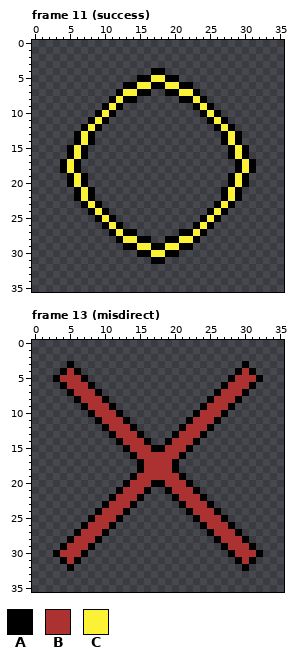
Pixel-art file: Sprites/PlaneBaseTEST7.aseprite. Above, as it was before the edit.
36x36 pixels, 14 frames. Shown: frame 11 (success), frame 13 (misdirect).
Palette (. is transparent): A #000000  B #ac3232  C #fbf236
Pixels before, frame 11 (success), first column x 4:
 4 .............AA.............
 5 ...........AACCAA...........
 6 .........AACCAACCAA.........
 7 ........ACCAA..AACCA........
 8 .......ACAA......AACA.......
 9 ......ACA..........ACA......
10 .....ACA............ACA.....
11 ....ACA..............ACA....
12 ...ACA................ACA...
13 ..ACA..................ACA..
14 ..ACA..................ACA..
15 .ACA....................ACA.
16 .ACA....................ACA.
17 ACA......................ACA
18 ACA......................ACA
19 .ACA....................ACA.
20 .ACA....................ACA.
21 ..ACA..................ACA..
22 ..ACA..................ACA..
23 ...ACA................ACA...
24 ....ACA..............ACA....
25 .....ACA............ACA.....
26 ......ACA..........ACA......
27 .......ACAA......AACA.......
28 ........ACCAA..AACCA........
29 .........AACCAACCAA.........
30 ...........AACCAA...........
31 .............AA.............
Pixels before, frame 13 (misdirect), first column x 3:
 3 ..A........................A..
 4 .ABA......................ABA.
 5 ABBBA....................ABBBA
 6 .ABBBA..................ABBBA.
 7 ..ABBBA................ABBBA..
 8 ...ABBBA..............ABBBA...
 9 ....ABBBA............ABBBA....
10 .....ABBBA..........ABBBA.....
11 ......ABBBA........ABBBA......
12 .......ABBBA......ABBBA.......
13 ........ABBBA....ABBBA........
14 .........ABBBA..ABBBA.........
15 ..........ABBBAABBBA..........
16 ...........ABBBBBBA...........
17 ............ABBBBA............
18 ............ABBBBA............
19 ...........ABBBBBBA...........
20 ..........ABBBAABBBA..........
21 .........ABBBA..ABBBA.........
22 ........ABBBA....ABBBA........
23 .......ABBBA......ABBBA.......
24 ......ABBBA........ABBBA......
25 .....ABBBA..........ABBBA.....
26 ....ABBBA............ABBBA....
27 ...ABBBA..............ABBBA...
28 ..ABBBA................ABBBA..
29 .ABBBA..................ABBBA.
30 ABBBA....................ABBBA
31 .ABA......................ABA.
32 ..A........................A..
The result:
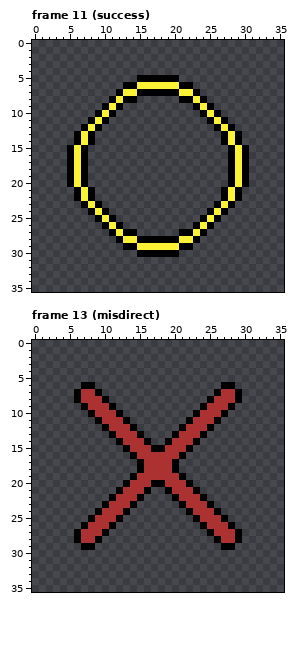
The edit:
Frame 11 (success):
Colour A now appears in row 7 at x 17 to 18; in rows 17 to 18 at x 7 and 28; in row 28 at x 17 to 18.
The author changed colour C to colour A in row 5 at x 17 to 18; in rows 17 to 18 at x 5 and 30; in row 30 at x 17 to 18.
The author changed colour A to colour C in row 6 at x 17 to 18; in rows 17 to 18 at x 6 and 29; in row 29 at x 17 to 18.
Colour A is gone in row 4 at x 17 to 18; in rows 17 to 18 at x 4 and 31; in row 31 at x 17 to 18.
Frame 13 (misdirect):
The author changed colour B to colour A in row 6 at x 7 and 28; in row 7 at x 6 and 29; in row 28 at x 6 and 29; in row 29 at x 7 and 28.
Colour A is gone in row 3 at x 5 and 30; in row 4 at x 4, 6, 29 and 31; in row 5 at x 3, 7, 28 and 32; in row 6 at x 4 and 31; in row 7 at x 5 and 30; in row 28 at x 5 and 30.
Colour A is gone in row 29 at x 4 and 31; in row 30 at x 3, 7, 28 and 32; in row 31 at x 4, 6, 29 and 31; in row 32 at x 5 and 30.
Colour B is gone in row 4 at x 5 and 30; in row 5 at x 4 to 6 and 29 to 31; in row 6 at x 5 to 6 and 29 to 30; in row 29 at x 5 to 6 and 29 to 30; in row 30 at x 4 to 6 and 29 to 31; in row 31 at x 5 and 30.
Boxes around the changes in both pictures, in picture pixels (x1, y1, x2, y2):
changed: (151, 68, 165, 96)
changed: (60, 159, 88, 173)
changed: (228, 159, 256, 173)
changed: (151, 236, 165, 264)
changed: (53, 361, 88, 396)
changed: (228, 361, 263, 396)
changed: (53, 536, 88, 571)
changed: (228, 536, 263, 571)
